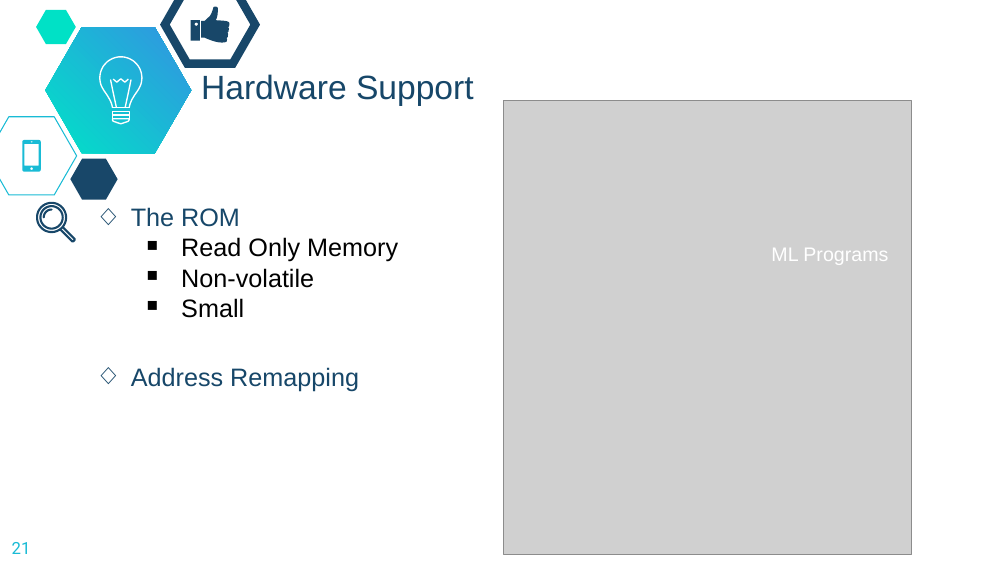
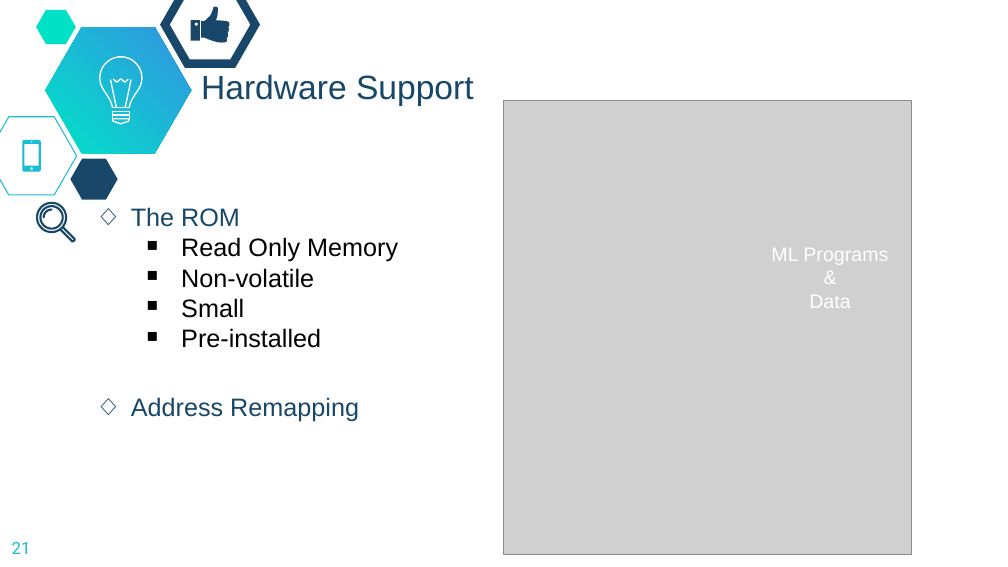
Before and after one commit to dickinson-comp256/COMP256, a slide deck: slide 21 of docs/materials/05-OperatingSystemsAbstractions/OSA1-S-OSAbstractions.pptx. Drawn at 1008x567 pixels with LibreOffice and Linux fonts; fonts in the diff are those of the drawing; grey boxes stand for pictures; background and template pictures are left out. Boxes give left, top, right and bottom in pixels: in the first picture for what was removed or moved away, otherwise in the second. Text is boxed around its words. In the diff, an @@ line names an element or a change of style, - is before the commit and + after.

```diff
--- a/docs/materials/05-OperatingSystemsAbstractions/OSA1-S-OSAbstractions.pptx
+++ b/docs/materials/05-OperatingSystemsAbstractions/OSA1-S-OSAbstractions.pptx
@@ text at (771,248,888,308): text changed @@
-ML Programs
+ML Programs
+&
+Data
@@ text at (181,328,321,348): paragraph added @@
+  ￭ Pre-installed
```
Also in this commit, not shown: 15 other slides changed, 1 other file.
